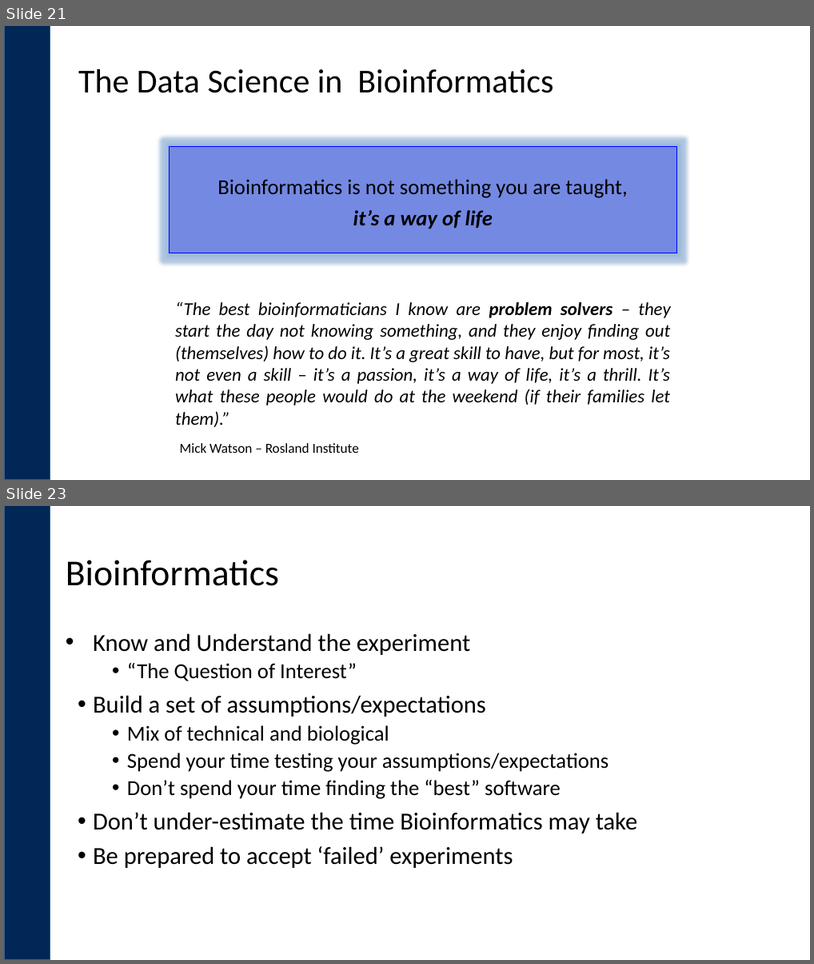
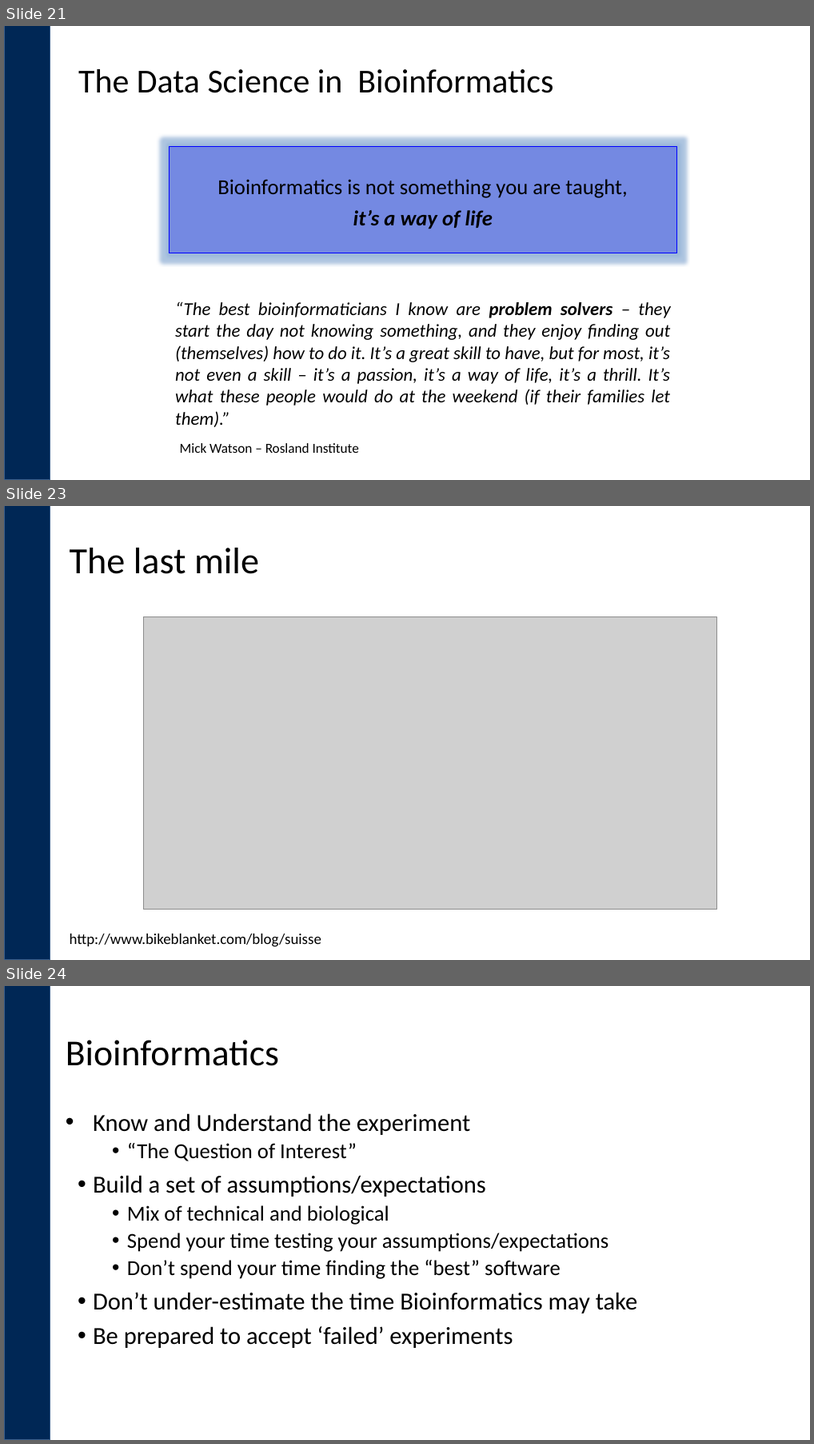
Before and after one commit to ucdavis-bioinformatics-training/2017_2018-single-cell-RNA-sequencing-Workshop-UCD_UCB_UCSF, a slide deck: day1/What_is_Bioinformatics.pptx. Shown one above the other, each under a label of ours: slides 21 and 23 before the commit, slides 21, 23 and 24 after it; the slides between them are not shown. The pictures are 814x964 and 814x1444 pixels, drawn with LibreOffice and Linux fonts; fonts in the diff are those of the drawing; grey boxes stand for pictures; background and template pictures are left out. Boxes give left, top, right and bottom in pixels: in the first picture for what was removed or moved away, otherwise in the second. Text is boxed around its words. In the diff, an @@ line names an element or a change of style, - is before the commit and + after.

```diff
--- a/day1/What_is_Bioinformatics.pptx
+++ b/day1/What_is_Bioinformatics.pptx
@@ slide 23 added at (x1=4, y1=506, x2=810, y2=960), background #FFFFFF; not listed: 1 template element that a slide beside it also shows @@
@@ title added at (x1=70, y1=548, x2=259, y2=574), 44 pt, text #000000 @@
+The last mile
@@ picture added at (x1=143, y1=616, x2=717, y2=909) @@
@@ text added at (x1=70, y1=933, x2=322, y2=947), 18 pt, text #000000 @@
+http://www.bikeblanket.com/blog/suisse
@@ what was slide 23 is now slide 24 @@
```
Also in this commit, not shown: 2 slides changed, 4 other files.
